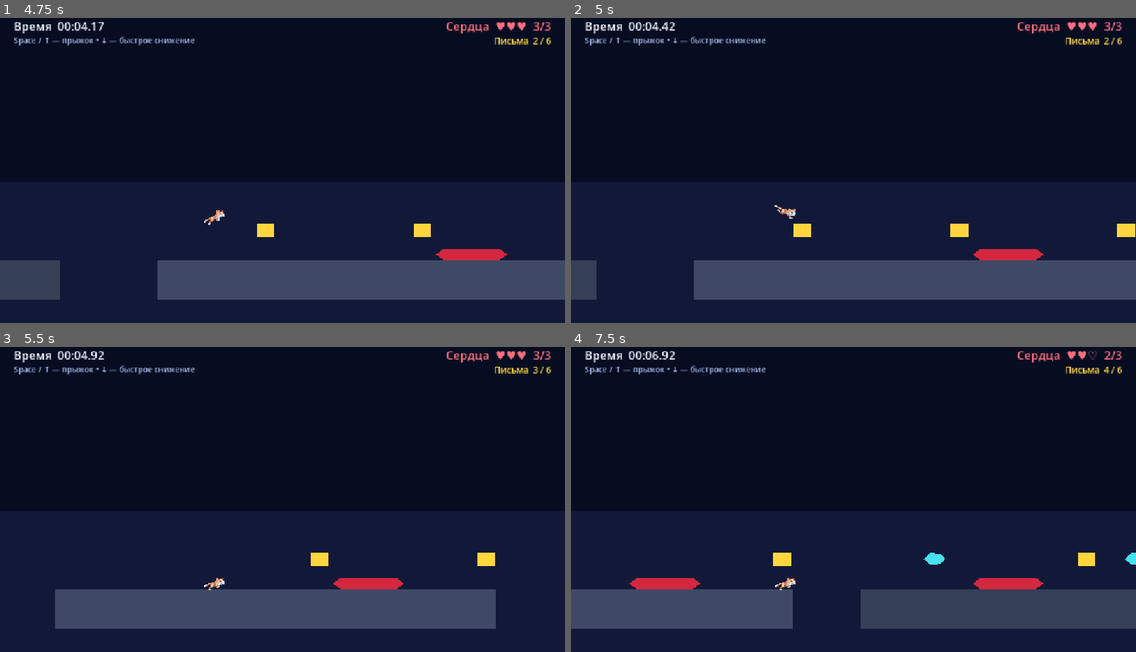
Above: before the commit, frames 1-4 (two rows, left to right).
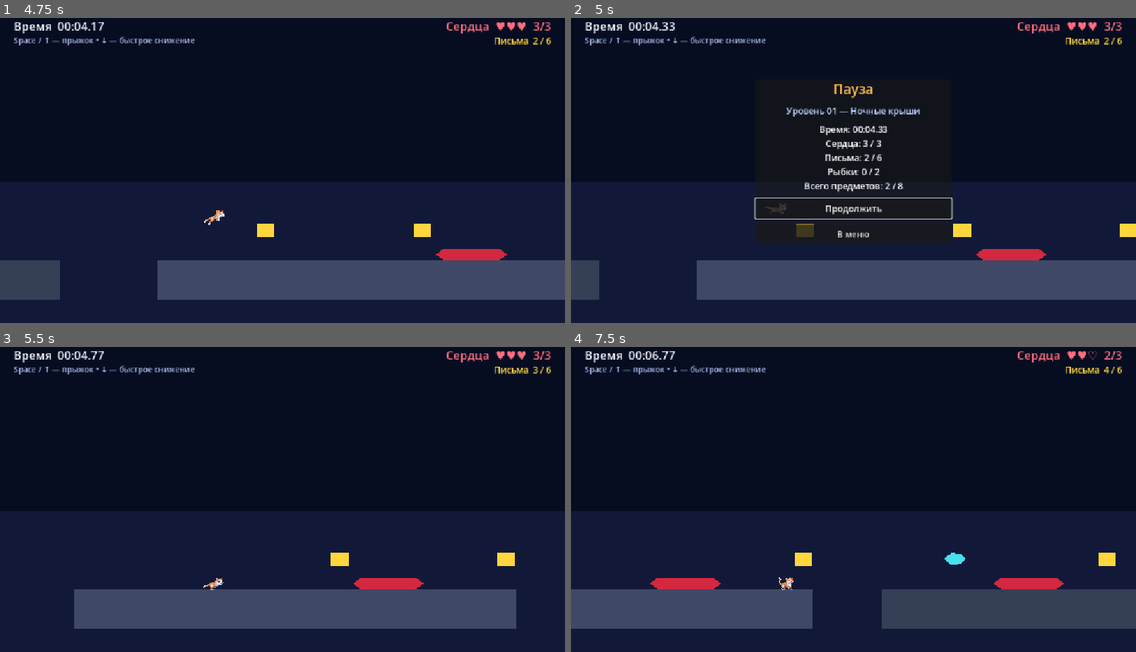
Above: after the commit, the same moments.

Repository: slug85/cat-game
Game: Godot game, scene res://scenes/main_menu.tscn
Same seed, same stepped clock (60 frames per second), same inputs: the game is played once before the commit and once after it.
Inputs (mouse positions are in pixels of both pictures, inside the frame that each line leads up to):
- Up to frame 1 (4.75 s): click "Играть" at 0.5 s; tap Enter (ui_accept) at 1.25, 1.52, 2.27, 3.77, 4.52 s; hold Up (ui_up) 1.28-2.78 s; hold Down (ui_down) 2.78-3.53 s; hold Up (ui_up) from 3.53 s (still down)
- Up to frame 2 (5 s): keep holding Up (ui_up); tap Escape (ui_cancel) at 4.9 s
- Up to frame 3 (5.5 s): release Up (ui_up) at 5 s; click (282, 536) at 5 s, where only the run after the commit has a clickable "Продолжить"
- Up to frame 4 (7.5 s): hold Down (ui_down) 5.78-6.53 s; tap Enter (ui_accept) at 6.02 s; hold Up (ui_up) 6.53-7.28 s; hold Down (ui_down) from 7.28 s (still down)

Frame 1 is identical in both runs. In frame 2, 6.1% of the frame differs, in the area x 4-100%, y 1-93%; in frame 3, 1.8%; in frame 4, 2.4%.

Commit message:
Add in-game pause menu

Diff:
--- a/scenes/level_01.tscn
+++ b/scenes/level_01.tscn
@@ -33,6 +33,7 @@
 size = Vector2(36, 260)
 
 [node name="Level01" type="Node2D" unique_id=421862357]
+process_mode = 3
 script = ExtResource("1_level")
 
 [node name="Background" type="CanvasLayer" parent="." unique_id=377721313]
@@ -83,7 +84,7 @@
 position = Vector2(150, 480)
 script = ExtResource("2_player")
 
-[node name="CatSprite" type="Sprite2D" parent="Player"]
+[node name="CatSprite" type="Sprite2D" parent="Player" unique_id=1494663012]
 texture_filter = 1
 position = Vector2(0, 7)
 flip_h = true
@@ -121,24 +122,24 @@
 [node name="CollisionShape2D" type="CollisionShape2D" parent="DamagePuddle" unique_id=1629940487]
 shape = SubResource("PuddleShape")
 
-[node name="DamagePuddle02" type="Area2D" parent="."]
+[node name="DamagePuddle02" type="Area2D" parent="." unique_id=879185023]
 position = Vector2(2540, 508)
 
-[node name="Visual" type="Polygon2D" parent="DamagePuddle02"]
+[node name="Visual" type="Polygon2D" parent="DamagePuddle02" unique_id=1901706206]
 color = Color(0.83, 0.16, 0.25, 1)
 polygon = PackedVector2Array(-56, -12, 56, -12, 72, 0, 56, 12, -56, 12, -72, 0)
 
-[node name="CollisionShape2D" type="CollisionShape2D" parent="DamagePuddle02"]
+[node name="CollisionShape2D" type="CollisionShape2D" parent="DamagePuddle02" unique_id=1293440891]
 shape = SubResource("PuddleShape")
 
-[node name="DamagePuddle03" type="Area2D" parent="."]
+[node name="DamagePuddle03" type="Area2D" parent="." unique_id=676360316]
 position = Vector2(2890, 508)
 
-[node name="Visual" type="Polygon2D" parent="DamagePuddle03"]
+[node name="Visual" type="Polygon2D" parent="DamagePuddle03" unique_id=1090673989]
 color = Color(0.83, 0.16, 0.25, 1)
 polygon = PackedVector2Array(-56, -12, 56, -12, 72, 0, 56, 12, -56, 12, -72, 0)
 
-[node name="CollisionShape2D" type="CollisionShape2D" parent="DamagePuddle03"]
+[node name="CollisionShape2D" type="CollisionShape2D" parent="DamagePuddle03" unique_id=652662083]
 shape = SubResource("PuddleShape")
 
 [node name="Letter01" type="Area2D" parent="." unique_id=1696717969]
@@ -297,7 +298,7 @@
 theme_override_font_sizes/font_size = 16
 text = "Space / ↑ — прыжок • ↓ — быстрое снижение"
 
-[node name="HintLabel" type="Label" parent="Interface"]
+[node name="HintLabel" type="Label" parent="Interface" unique_id=920275369]
 unique_name_in_owner = true
 offset_left = 190.0
 offset_top = 110.0
@@ -308,8 +309,56 @@
 text = "Собирайте письма • Рыбки лечат • Лужи отнимают сердце"
 horizontal_alignment = 1
 
+[node name="PausePanel" type="PanelContainer" parent="Interface" unique_id=1778848182]
+unique_name_in_owner = true
+process_mode = 3
+offset_left = 376.0
+offset_top = 150.0
+offset_right = 776.0
+offset_bottom = 445.0
+
+[node name="Content" type="VBoxContainer" parent="Interface/PausePanel" unique_id=250671579]
+layout_mode = 2
+theme_override_constants/separation = 12
+alignment = 1
+
+[node name="Title" type="Label" parent="Interface/PausePanel/Content" unique_id=1704766431]
+layout_mode = 2
+theme_override_colors/font_color = Color(1, 0.74, 0.3, 1)
+theme_override_font_sizes/font_size = 28
+text = "Пауза"
+horizontal_alignment = 1
+
+[node name="LevelName" type="Label" parent="Interface/PausePanel/Content" unique_id=1255766757]
+layout_mode = 2
+theme_override_colors/font_color = Color(0.75, 0.84, 1, 1)
+theme_override_font_sizes/font_size = 18
+text = "Уровень 01 — Ночные крыши"
+horizontal_alignment = 1
+
+[node name="PauseDetails" type="Label" parent="Interface/PausePanel/Content" unique_id=1409099601]
+unique_name_in_owner = true
+layout_mode = 2
+theme_override_font_sizes/font_size = 18
+horizontal_alignment = 1
+
+[node name="ResumeButton" type="Button" parent="Interface/PausePanel/Content" unique_id=1186664683]
+unique_name_in_owner = true
+custom_minimum_size = Vector2(0, 42)
+layout_mode = 2
+theme_override_font_sizes/font_size = 18
+text = "Продолжить"
+
+[node name="PauseMenuButton" type="Button" parent="Interface/PausePanel/Content" unique_id=535860693]
+unique_name_in_owner = true
+custom_minimum_size = Vector2(0, 38)
+layout_mode = 2
+theme_override_font_sizes/font_size = 17
+text = "В меню"
+
 [node name="ResultPanel" type="PanelContainer" parent="Interface" unique_id=948698151]
 unique_name_in_owner = true
+visible = false
 offset_left = 376.0
 offset_top = 190.0
 offset_right = 776.0
--- a/scripts/level_01.gd
+++ b/scripts/level_01.gd
@@ -12,6 +12,10 @@
 @onready var letters_label: Label = %LettersLabel
 @onready var damage_label: Label = %DamageLabel
 @onready var hint_label: Label = %HintLabel
+@onready var pause_panel: PanelContainer = %PausePanel
+@onready var pause_details: Label = %PauseDetails
+@onready var resume_button: Button = %ResumeButton
+@onready var pause_menu_button: Button = %PauseMenuButton
 @onready var result_panel: PanelContainer = %ResultPanel
 @onready var result_title: Label = %ResultTitle
 @onready var result_details: Label = %ResultDetails
@@ -22,6 +26,8 @@
 var is_run_active := true
 var letters_collected := 0
 var total_letters := 0
+var fish_collected := 0
+var total_fish := 0
 var damage_feedback_remaining := 0.0
 
 
@@ -33,8 +39,11 @@
 	player.defeated.connect(_on_player_defeated)
 	retry_button.pressed.connect(_on_retry_pressed)
 	menu_button.pressed.connect(_on_menu_pressed)
+	resume_button.pressed.connect(_on_resume_pressed)
+	pause_menu_button.pressed.connect(_on_pause_menu_pressed)
 	_connect_collectibles()
 	result_panel.hide()
+	pause_panel.hide()
 	_update_timer_label()
 	_update_health_label(player.current_health, player.max_health)
 	_update_letters_label()
@@ -42,6 +51,9 @@
 
 
 func _process(delta: float) -> void:
+	if get_tree().paused:
+		return
+
 	_update_damage_feedback(delta)
 	if not is_run_active:
 		return
@@ -54,6 +66,14 @@
 		_end_run(false, "fall")
 
 
+func _unhandled_input(event: InputEvent) -> void:
+	if not is_run_active or not event.is_action_pressed("ui_cancel"):
+		return
+
+	_set_paused(not get_tree().paused)
+	get_viewport().set_input_as_handled()
+
+
 func _on_finish_zone_body_entered(body: Node2D) -> void:
 	if is_run_active and body == player:
 		DebugLog.event("FINISH_ZONE", "x=%.0f time=%s" % [player.global_position.x, GameState.format_time(elapsed_seconds)])
@@ -83,6 +103,8 @@
 		collectible.collected.connect(_on_collectible_collected)
 		if collectible.collectible_type == "letter":
 			total_letters += collectible.amount
+		elif collectible.collectible_type == "fish":
+			total_fish += collectible.amount
 
 
 func _on_collectible_collected(collectible: RunnerCollectible) -> void:
@@ -91,6 +113,7 @@
 		_update_letters_label()
 		DebugLog.event("COLLECT", "type=letter total=%d/%d x=%.0f" % [letters_collected, total_letters, collectible.global_position.x])
 	elif collectible.collectible_type == "fish":
+		fish_collected += collectible.amount
 		var restored: int = player.heal(collectible.amount)
 		DebugLog.event("HEAL", "type=fish restored=%d hearts=%d/%d x=%.0f" % [restored, player.current_health, player.max_health, collectible.global_position.x])
 
@@ -130,6 +153,34 @@
 	letters_label.text = "Письма  %d / %d" % [letters_collected, total_letters]
 
 
+func _set_paused(should_pause: bool) -> void:
+	get_tree().paused = should_pause
+	player.set_physics_process(not should_pause)
+	player.visual.set_process(not should_pause)
+	if should_pause:
+		_update_pause_details()
+		pause_panel.show()
+		resume_button.grab_focus()
+		DebugLog.event("PAUSE", "opened time=%s" % GameState.format_time(elapsed_seconds))
+	else:
+		pause_panel.hide()
+		DebugLog.event("PAUSE", "resumed")
+
+
+func _update_pause_details() -> void:
+	pause_details.text = "Время: %s\nСердца: %d / %d\nПисьма: %d / %d\nРыбки: %d / %d\nВсего предметов: %d / %d" % [
+		GameState.format_time(elapsed_seconds),
+		player.current_health,
+		player.max_health,
+		letters_collected,
+		total_letters,
+		fish_collected,
+		total_fish,
+		letters_collected + fish_collected,
+		total_letters + total_fish,
+	]
+
+
 func _show_damage_feedback() -> void:
 	damage_feedback_remaining = 0.8
 	damage_label.modulate.a = 1.0
@@ -154,3 +205,13 @@
 func _on_menu_pressed() -> void:
 	DebugLog.event("MENU", "return_to_main_menu")
 	get_tree().change_scene_to_file("res://scenes/main_menu.tscn")
+
+
+func _on_resume_pressed() -> void:
+	_set_paused(false)
+
+
+func _on_pause_menu_pressed() -> void:
+	get_tree().paused = false
+	DebugLog.event("MENU", "pause_return_to_main_menu")
+	get_tree().change_scene_to_file("res://scenes/main_menu.tscn")
Not shown: 1 places in scenes/level_01.tscn that only renumber resources
Not shown, changed: docs/game_concept.md
Not shown, changed: docs/technical/architecture.md
Not shown, changed: docs/technical/debugging.md
Not shown, changed: docs/technical/file_map.md
